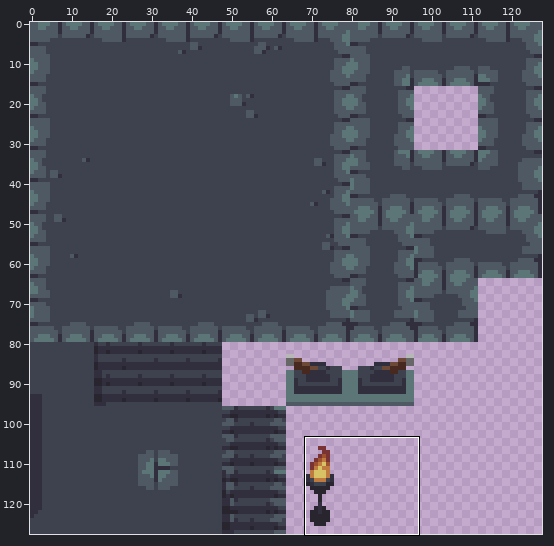
Sprite sheet, stored at Output/Assets/Maps/dungeon_tileset.png. The first picture is a wide view before the edit; the outline marks the close-up.
Close-up. Old version:
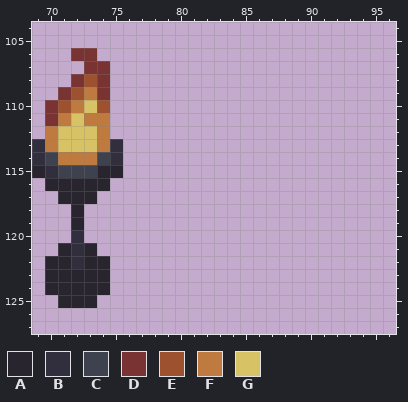
The file is 128x128 pixels. Shown: x 69..96, y 104..127.
Palette (. is transparent): A #28252f  B #312e3d  C #3e414e  D #7a3333  E #9e512f  F #bf7b3f  G #d8c266
Pixels before, first column x 69:
106 ...DD..
107 ....DD.
108 ...DED.
109 ..DEFD.
110 .DEFGE.
111 .DFGFF.
112 .FGGGF.
113 BFGGGFB
114 BCFFFCB
115 ABCCCAA
116 .AAAAA.
117 ..AAA..
118 ...A...
119 ...A...
120 ...B...
121 ..ABA..
122 .AABAA.
123 .AAAAA.
124 .AAAAA.
125 ..AAA..
The result:
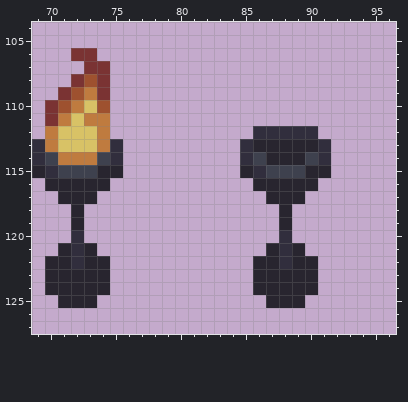
The exact change:
The author put colour A in row 113 at x 86 to 90; in row 114 at x 87 to 89; in row 115 at x 85 and 90 to 91; in row 116 at x 86 to 90; in row 117 at x 87 to 89; in rows 118 to 119 at x 88.
The author put colour A in row 121 at x 87 and 89; in row 122 at x 86 to 87 and 89 to 90; in rows 123 to 124 at x 86 to 90; in row 125 at x 87 to 89.
The author put colour B in row 112 at x 86 to 90; in rows 113 to 114 at x 85 and 91; in row 115 at x 86; in rows 120 to 122 at x 88.
The author put colour C in row 114 at x 86 and 90; in row 115 at x 87 to 89.
Pixel boxes of the changes (left, top, right, bottom) in both close-ups:
added: (240, 126, 331, 308)
